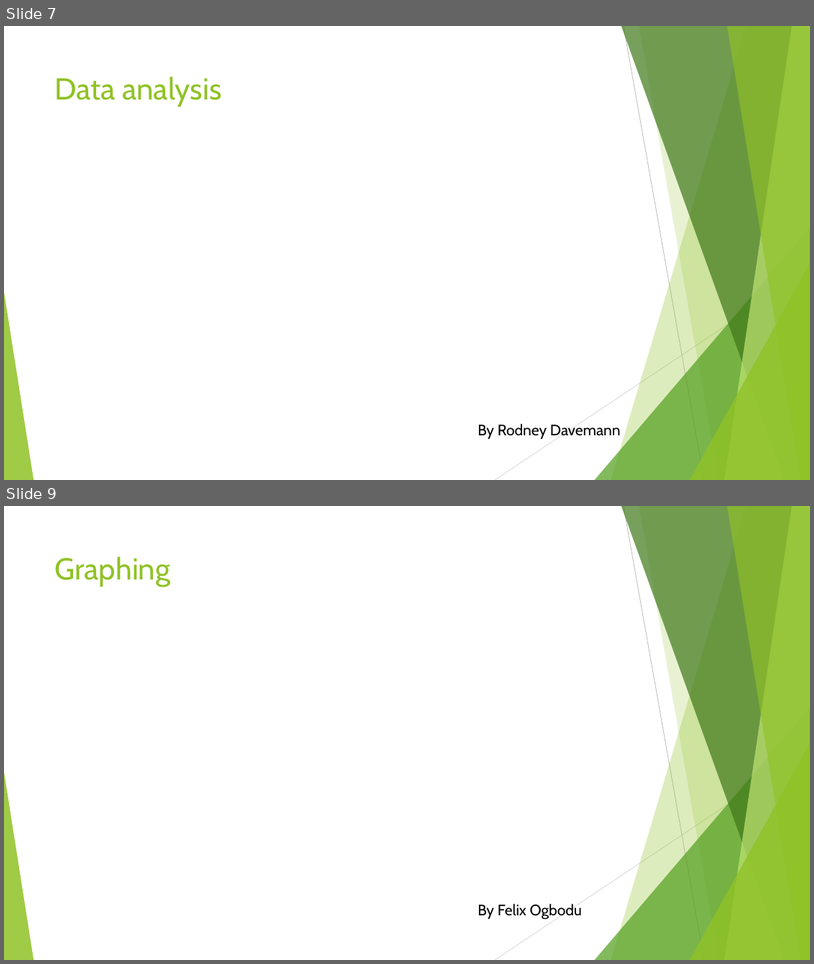
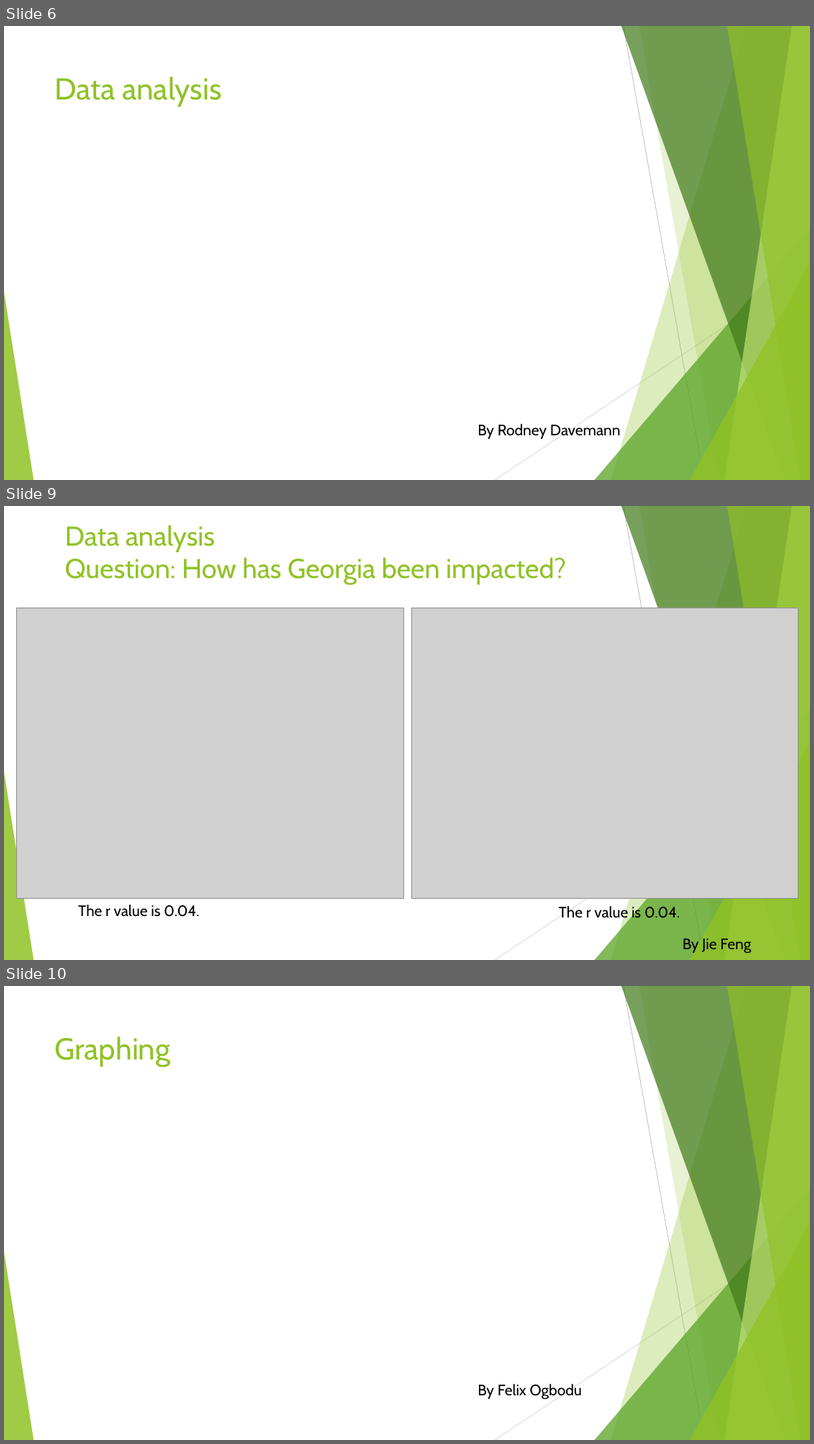
Before and after one commit to fengrujie0721/Impact-of-COVID-19-on-Mental-Health-in-United-States, a slide deck: impact of covid on mental health.pptx. Shown one above the other, each under a label of ours: slides 7 and 9 before the commit, slides 6, 9 and 10 after it; the slides between them are not shown. The pictures are 814x964 and 814x1444 pixels, drawn with LibreOffice and Linux fonts; fonts in the diff are those of the drawing; grey boxes stand for pictures. Boxes give left, top, right and bottom in pixels: in the first picture for what was removed or moved away, otherwise in the second. Text is boxed around its words. In the diff, an @@ line names an element or a change of style, - is before the commit and + after.

Commit message:
WIP -- merging data analysis

```diff
--- a/impact of covid on mental health.pptx
+++ b/impact of covid on mental health.pptx
@@ slide 9 added at [4, 506, 810, 960], background #FFFFFF; not listed: 10 template elements that a slide beside it also shows @@
@@ text added at [65, 525, 566, 584], 32.4 pt, text #90C226 @@
+Data analysis
+Question: How has Georgia been impacted?
@@ picture added at [17, 608, 404, 898] @@
@@ picture added at [412, 608, 799, 898] @@
@@ text added at [78, 904, 199, 916], 18 pt, text #000000 @@
+The r value is 0.04.
@@ text added at [559, 904, 680, 921], 18 pt, text #000000 @@
+The r value is 0.04.
@@ text added at [683, 938, 751, 952], 18 pt, text #000000 @@
+By Jie Feng
@@ what was slide 7 is now slide 6 @@
@@ what was slide 9 is now slide 10 @@
```
Also in this commit, not shown: 3 slides changed, 1 other slide added, 1 slide removed, 13 other files.
